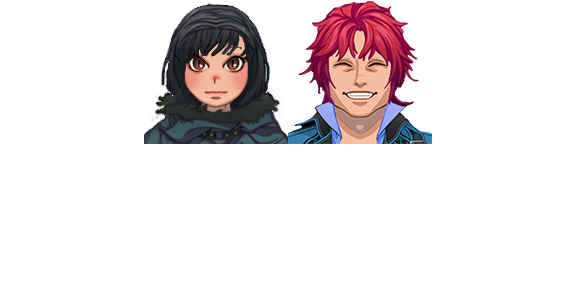
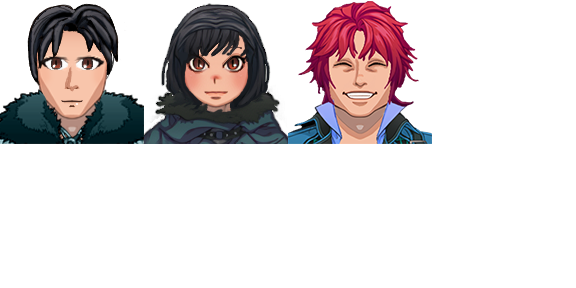
Before/after of a (576, 288) layered artwork. What changed in the layer stack:
added layer "Toi Face" above "Hoa Face" over (0, 3, 144, 144)
